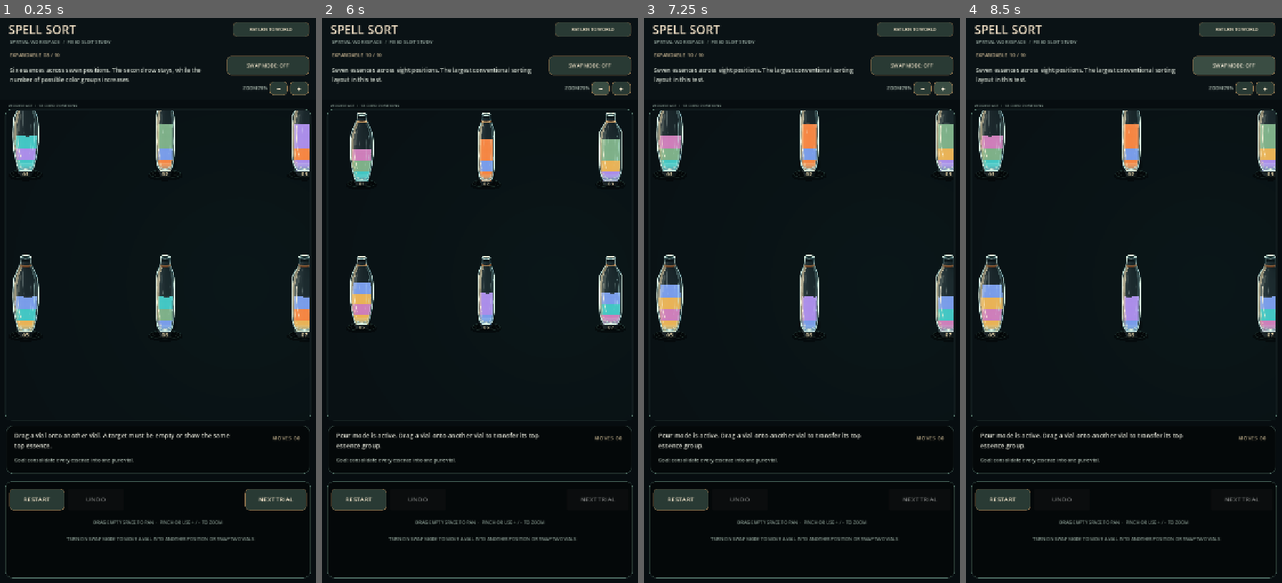
Above: before the commit, frames 1-4 (left to right).
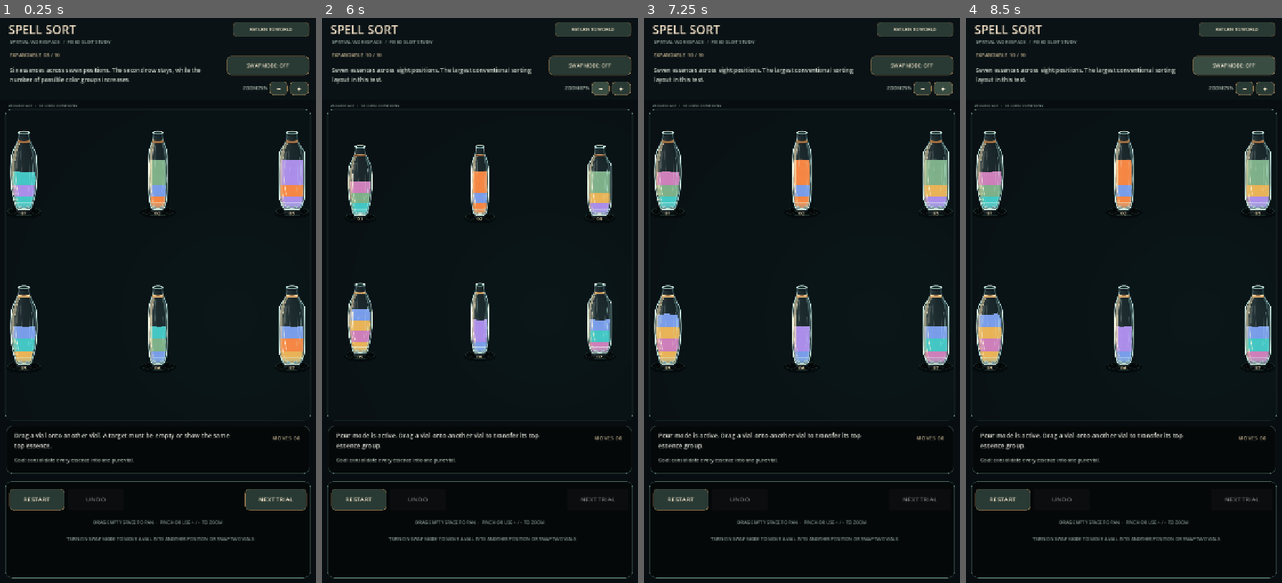
Above: after the commit, the same moments.

Repository: Kryodo/spell-sort-game
Game: Godot game, scene res://scenes/panable_sorting_workspace_prototype.tscn
Two runs of this game, one before a commit and one after it. Both use one fixed random seed, a clock stepped at 60 frames per second and the inputs below. This scene is started directly instead of the project's main scene.
Inputs:
- Up to frame 1 (0.25 s): no input
- Up to frame 2 (6 s): click "RESTART" at 0.5 s; click "RESTART" at 1.25 s; click "RESTART" at 2 s; click "NEXT TRIAL" at 2.75 s; click "NEXT TRIAL" at 3.5 s; click "SWAP MODE: OFF" at 4.25 s; click "SWAP MODE: ON" at 5 s; click "−" at 5.75 s
- Up to frame 3 (7.25 s): click "+" at 6.5 s
- Up to frame 4 (8.5 s): click "SWAP MODE: OFF" at 7.25 s; click "SWAP MODE: ON" at 8 s

The runs differ from the first frame. In frame 1, 7.5% of the frame differs, in the area x 2-98%, y 12-63%; in frame 2, 6.7%; in frame 3, 7.6%; in frame 4, 7.6%.

Commit message:
Tune initial workspace view and vial scale

Diff:
--- a/scripts/panable_sorting_workspace.gd
+++ b/scripts/panable_sorting_workspace.gd
@@ -61,10 +61,10 @@
 const WORKSPACE_SIZE := Vector2(1720.0, 1500.0)
 const SLOT_COLUMNS := [260.0, 660.0, 1060.0, 1460.0]
 const SLOT_ROWS := [390.0, 850.0, 1310.0]
-const VIAL_SCALE := 0.80
+const VIAL_SCALE := 0.86
 const MIN_ZOOM := 0.64
 const MAX_ZOOM := 1.08
-const INITIAL_ZOOM := 0.78
+const INITIAL_ZOOM := 0.75
 const SLOT_DROP_RADIUS := 166.0
 
 var _workspace_view: Control
@@ -373,7 +373,7 @@
 
 func _set_initial_camera() -> void:
 	_workspace_zoom = INITIAL_ZOOM
-	var initial_world_centre := Vector2(640.0, 650.0)
+	var initial_world_centre := Vector2(660.0, 550.0)
 	_workspace_offset = _workspace_view.size * 0.5 - initial_world_centre * _workspace_zoom
 	_apply_workspace_camera()
 
